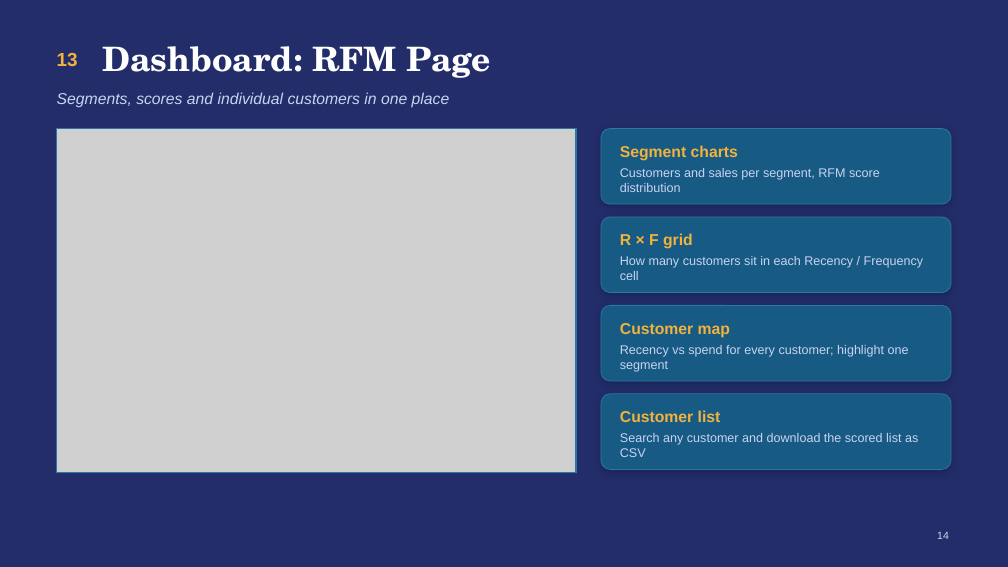
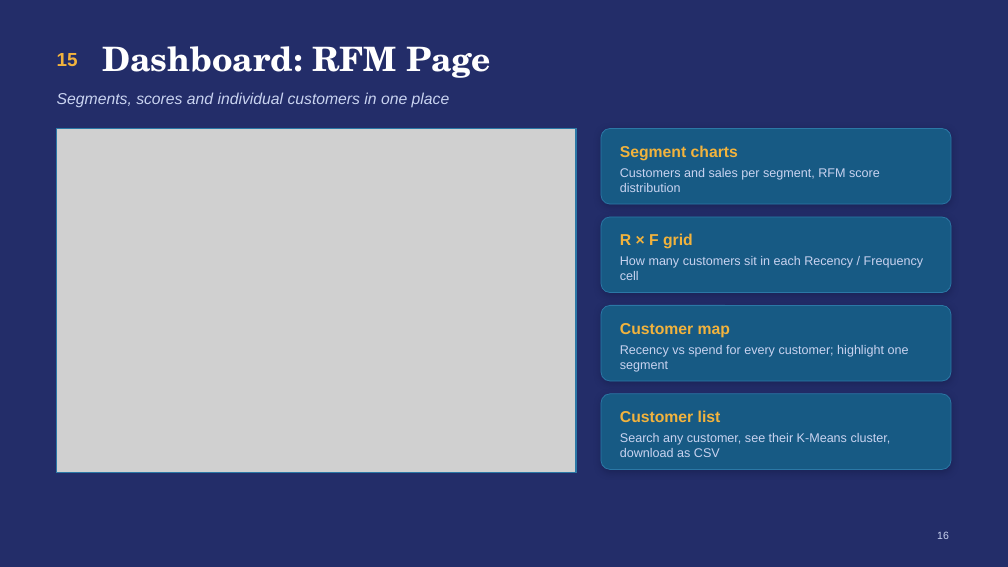
Before and after one commit to SANGRAMLEMBE/Superstore-RFM-Customer-Segmentation, a slide deck: slide 16 of Superstore_RFM_Customer_Segmentation.pptx (slide 14 before the commit). Drawn at 1008x567 pixels with LibreOffice and Linux fonts; fonts in the diff are those of the drawing; grey boxes stand for pictures. Boxes give left, top, right and bottom in pixels: in the first picture for what was removed or moved away, otherwise in the second. Text is boxed around its words. In the diff, an @@ line names an element or a change of style, - is before the commit and + after.

```diff
--- a/Superstore_RFM_Customer_Segmentation.pptx
+++ b/Superstore_RFM_Customer_Segmentation.pptx
@@ text at [57,53,78,66]: text changed @@
-13
+15
@@ text at [620,433,891,457]: text changed @@
-Search any customer and download the scored list as CSV
+Search any customer, see their K-Means cluster, download as CSV
@@ page number at [937,531,949,539]: text changed @@
-14
+16
```
Also in this commit, not shown: 4 other slides changed, 2 slides added, 5 other files.
